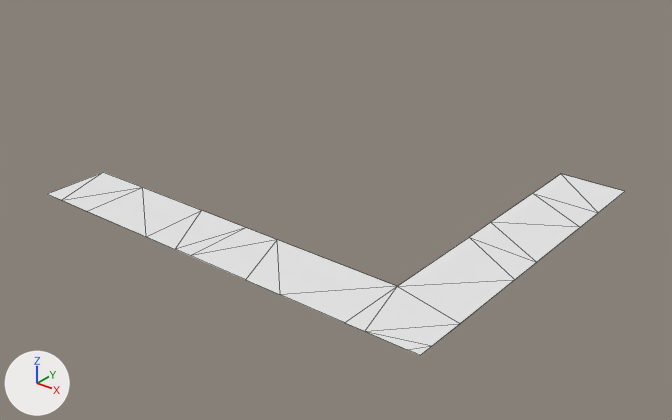
One commit to the OBJ model Assets/Maps/PrisonBlockLowSec/Corridor.obj: the scene before it, then after it.
Camera for both pictures: a camera (50 mm lens) standing at (10.95, -9.63, 10.06) and looking at (-2.18, 6.78, -0.12). Arrows for +X, +Y and +Z are at lower left; the lights stay in place. The picture after the commit comes second. Mesh edges are drawn as thin lines. Where no turn or scale is listed for an object, it has been applied to the vertices.

In view in the first picture: 'Corridor'.
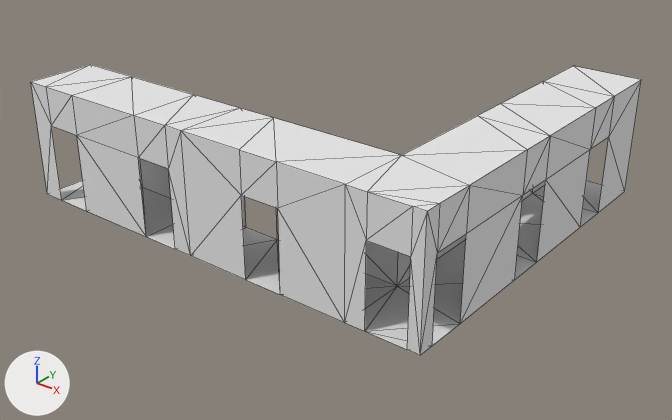
What changed in the scene script:
```text
Add mat_corridorwalls:
    mat_corridorwalls = principled_material('CorridorWalls')
    mat_corridorwalls.base_color = (0.8, 0.8, 0.8)  # white #e7e7e7
    mat_corridorwalls.roughness = 1.0
Add mat_gridwalls:
    mat_gridwalls = principled_material('GridWalls')
    mat_gridwalls.base_color = (0.8, 0.8, 0.8)  # white #e7e7e7
    mat_gridwalls.roughness = 1.0
Add mat_gridceiling:
    mat_gridceiling = principled_material('GridCeiling')
    mat_gridceiling.base_color = (0.8, 0.8, 0.8)  # white #e7e7e7
    mat_gridceiling.roughness = 1.0
Change me_corridor:
    used by ob_corridor; location = (0.0, 0.0, 0.0)
    remove me_corridor.from_pydata(...)  # 29 vertices, 27 faces; spans x -8.4..3.1, y 2.7..12.1, z 0.0
    add me_corridor.from_pydata(...)  # 76 vertices, 126 faces; spans x -8.4..3.1, y 2.7..12.1, z 0.0..3.0
    me_corridor part 1
    18 new vertices lie (0.0, 0.0, 2.0) away from vertices in x -7.8..3.1, y 2.7..10.5, z 0.0
    18 new vertices lie (0.0, 0.0, 1.0) away from vertices in x -7.8..3.1, y 2.7..10.5, z 2.0
    11 new vertices lie (0.0, 0.0, 3.0) away from vertices in x -8.4..3.1, y 2.7..12.1, z 0.0
    22 new faces join them, mat_gridwalls (white #e7e7e7)
    27 new faces join them, mat_gridceiling (white #e7e7e7)
    50 new faces join them, mat_corridorwalls (white #e7e7e7)
    add me_corridor.materials.append(mat_gridwalls)  # white #e7e7e7
    add me_corridor.materials.append(mat_gridceiling)  # white #e7e7e7
    add me_corridor.materials.append(mat_corridorwalls)  # white #e7e7e7
```

Location of each change, [x1, y1, x2, y2] in pixels of the pictures (672 x 420 px):
'Corridor', reshaped (58% taller): before [48, 172, 625, 355]; after [31, 65, 641, 355]
part 1 of me_corridor, added: after [31, 65, 641, 355]
